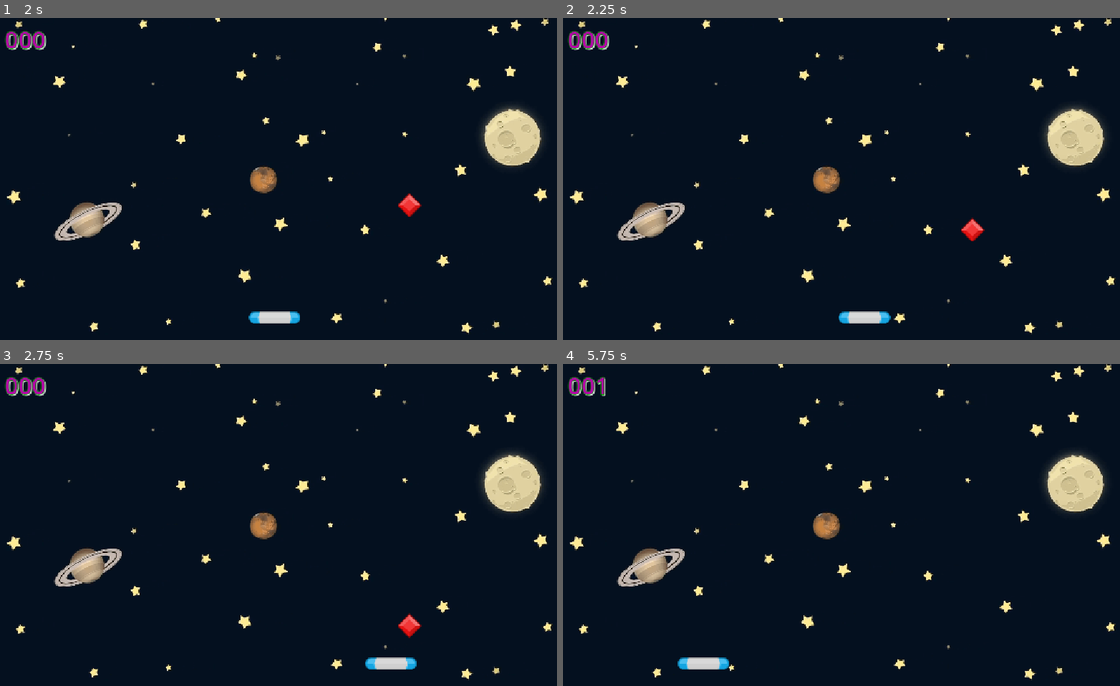
Above: before the commit, frames 1-4 (two rows, left to right).
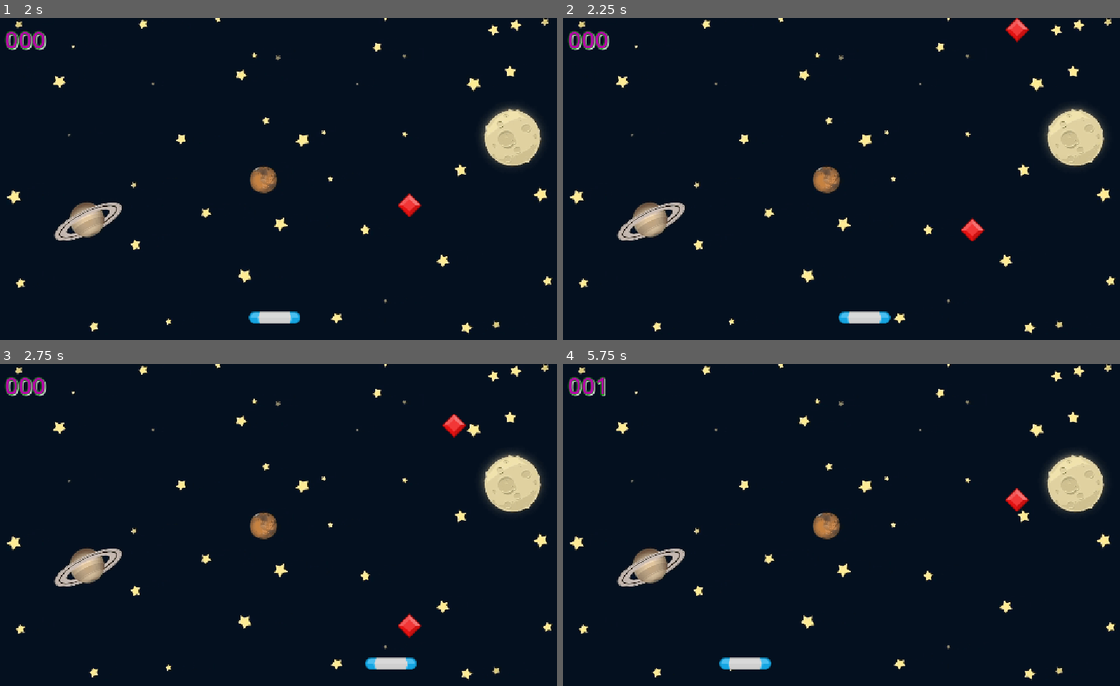
Above: after the commit, the same moments.

Repository: Kisa-chan/gemcatcher
Game: Godot game, scene res://Scenes/Game/Game.tscn
Two runs of this game, one before a commit and one after it. Both use one fixed random seed, a clock stepped at 60 frames per second and the inputs below.
Inputs:
- Up to frame 1 (2 s): hold Right (move_right) 0.53-1.28 s; hold Left (move_left) from 1.28 s (still down)
- Up to frame 2 (2.25 s): release Left (move_left) at 2.03 s; hold Right (move_right) from 2.03 s (still down)
- Up to frame 3 (2.75 s): keep holding Right (move_right)
- Up to frame 4 (5.75 s): release Right (move_right) at 3.53 s; hold Left (move_left) from 3.53 s (still down)

Frame 1 is identical in both runs. In frame 2, 0.2% of the frame differs, in the area x 79-84%, y 0-8%; in frame 3, 0.2%; in frame 4, 0.8%, in the area x 20-84%, y 38-95%.

Commit message:
Ultimos cambios al proyecto

Diff:
--- a/Scenes/Game/Game.gd
+++ b/Scenes/Game/Game.gd
@@ -1,4 +1,6 @@
 extends Node2D
+
+class_name Game
 
 const EXPLODE = preload("res://assets/explode.wav")
 const GEM = preload("res://Scenes/Gem/Gem.tscn")
@@ -11,7 +13,10 @@
 @onready var score_label: Label = $ScoreLabel
 
 var _score: float = 0
-var _vp_r: Rect2
+static var _vp_r: Rect2
+
+static func get_vpr() -> Rect2:
+	return _vp_r
 
 func _ready() -> void:
 	update_vp()
--- a/Scenes/Game/Game.tscn
+++ b/Scenes/Game/Game.tscn
@@ -19,6 +19,7 @@
 
 [node name="SpawnTimer" type="Timer" parent="."]
 wait_time = 2.0
+autostart = true
 
 [node name="Sound" type="AudioStreamPlayer" parent="."]
 stream = ExtResource("4_ln2h6")
--- a/Scenes/Gem/Gem.gd
+++ b/Scenes/Gem/Gem.gd
@@ -6,17 +6,16 @@
 
 const SPEED: float = 200.0
 
-var _vp_r: Rect2
 
 # Called when the node enters the scene tree for the first time.
 func _ready() -> void:
-	_vp_r = get_viewport_rect()
+	pass
 
 # Called every frame. 'delta' is the elapsed time since the previous frame.
 func _process(delta: float) -> void:
 	position.y += SPEED * delta
 
-	if position.y >_vp_r.end.y:
+	if position.y > Game.get_vpr().end.y:
 		print("Gem falls off")
 		gem_off_screen.emit()
 		die()
--- a/Scenes/Paddle/Paddle.gd
+++ b/Scenes/Paddle/Paddle.gd
@@ -2,11 +2,9 @@
 
 const SPEED: float = 360.0
 
-var _vp_r: Rect2
-
 # Called when the node enters the scene tree for the first time.
 func _ready() -> void:
-	_vp_r = get_viewport_rect()
+	pass
 
 # Called every frame. 'delta' is the elapsed time since the previous frame.
 func _process(delta: float) -> void:
@@ -22,8 +20,8 @@
 
 	position.x = clampf(
 		position.x,
-		_vp_r.position.x,
-		_vp_r.end.x
+		Game.get_vpr().position.x,
+		Game.get_vpr().end.x
 		)
 
 func _on_area_entered(area: Area2D) -> void:
